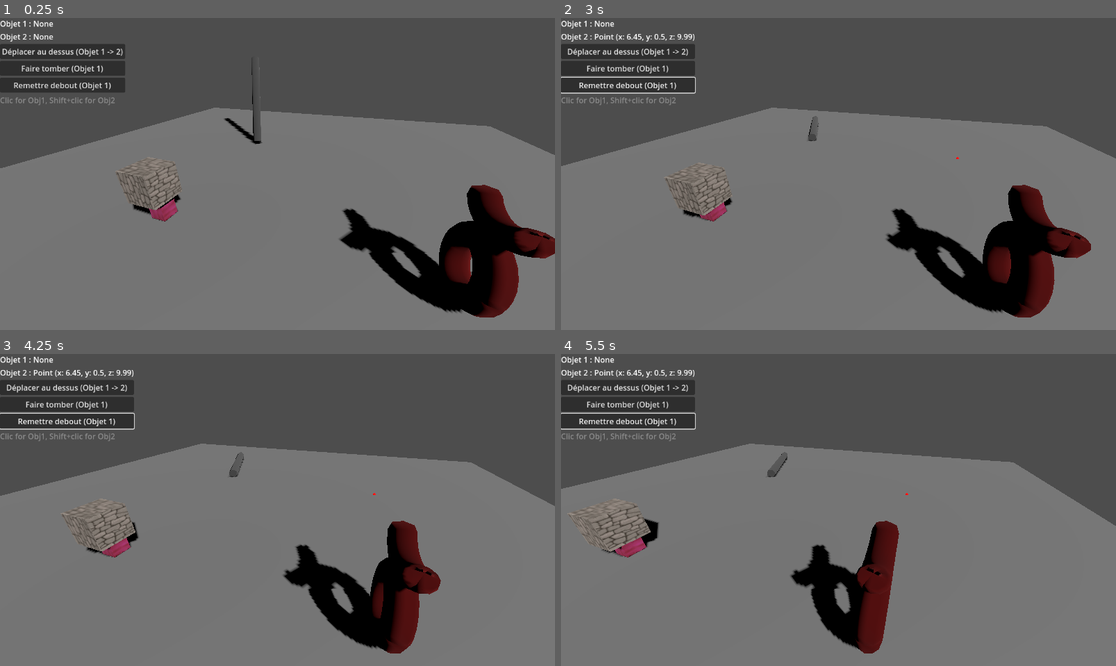
Above: before the commit, frames 1-4 (two rows, left to right).
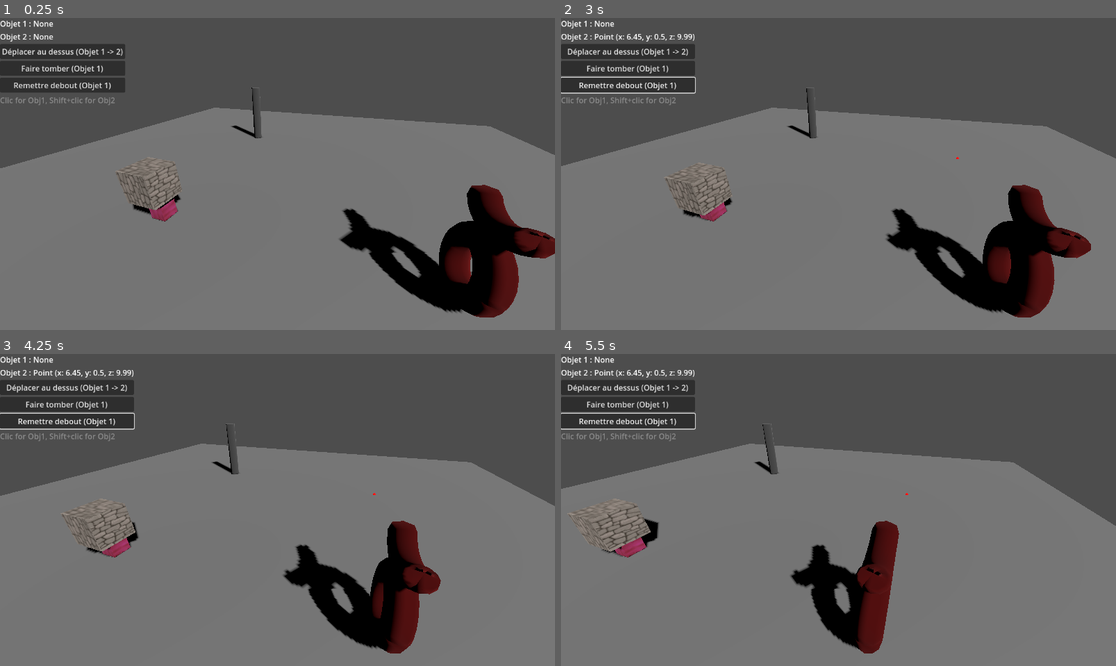
Above: after the commit, the same moments.

Repository: Akkuun/MondeDeBlocs
Game: Godot game, scene res://MainGilles.tscn
The game is run twice, just before and just after one commit, with the same random seed, the same clock (stepped at 60 frames per second) and the same inputs.
Inputs (mouse positions are in pixels of both pictures, inside the frame that each line leads up to):
- Up to frame 1 (0.25 s): no input
- Up to frame 2 (3 s): click "Déplacer au dessus (Objet 1 -…" at 0.5 s; click "Faire tomber (Objet 1)" at 1.25 s; click "Remettre debout (Objet 1)" at 2 s; tap Enter at 2.75 s; move the mouse to (960, 158) at 2.77 s; hold D from 2.78 s (still down); hold Shift from 2.78 s (still down); click (960, 158) at 2.92 s
- Up to frame 3 (4.25 s): release D at 3.5 s; release Shift at 3.5 s; drag from (166, 525) to (249, 572) at 3.52 s
- Up to frame 4 (5.5 s): tap Space at 4.25 s; move the mouse to (894, 441) at 4.27 s; hold D 4.28-5 s; tap Q at 4.35 s; drag from (810, 572) to (672, 463) at 5.02 s

The runs differ from the first frame. In frame 1, 0.2% of the frame differs, in the area x 40-48%, y 14-41%; in frame 2, 0.1%; in frame 3, 0.2%; in frame 4, 0.2%, in the area x 34-41%, y 22-40%.
Error before the commit: Invalid call. Nonexistent function 'get_position' in base 'Nil'. (res://Scripts/actions.gd:74)
Error after the commit: Invalid assignment of property or key 'lock_rotation' with value of type 'bool' on a base object of type 'Nil'. (res://Scripts/actions.gd:74)

Commit message:
fix object in donut and locked rotation because fck gravity

Diff:
--- a/MainGilles.tscn
+++ b/MainGilles.tscn
@@ -16,7 +16,7 @@
 ui = NodePath("UI")
 
 [node name="Cylindre Tungstène" parent="." instance=ExtResource("2_psjnh")]
-transform = Transform3D(1.0000001, 0, 0, 0, 1.0000001, 0, 0, 0, 0.99999994, 8.058, 3.52, -6.711)
+transform = Transform3D(1.0000001, 0, 0, 0, 1.0000001, 0, 0, 0, 0.99999994, 8.058, 3.55, -6.711)
 
 [node name="Cube violet" parent="." instance=ExtResource("3_gyumm")]
 transform = Transform3D(1, 0, 0, 0, 0.9998066, 0.019668592, 0, -0.019668592, 0.9998066, -8.2728, 1.2435508, -5.7600365)
--- a/Prefab/donut_saucisse.tscn
+++ b/Prefab/donut_saucisse.tscn
@@ -10,7 +10,7 @@
 center_of_mass_mode = 1
 center_of_mass = Vector3(0, 1.45, 0)
 
-[node name="DonutSaucisseMesh" type="MeshInstance3D" parent="."]
+[node name="MeshInstance3D" type="MeshInstance3D" parent="."]
 mesh = ExtResource("1_stq5s")
 skeleton = NodePath("../..")
 
--- a/Prefab/gris_tungstene.tscn
+++ b/Prefab/gris_tungstene.tscn
@@ -22,11 +22,11 @@
 [node name="GrisTungstene" type="RigidBody3D"]
 transform = Transform3D(1.0000001, 0, 0, 0, 1.0000001, 0, 0, 0, 0.99999994, 0, 0, 0)
 
-[node name="GrisTungsteneMesh" type="MeshInstance3D" parent="."]
-transform = Transform3D(1, 0, 0, 0, 5, 0, 0, 0, 1, 0, 0, 0)
+[node name="MeshInstance3D" type="MeshInstance3D" parent="."]
+transform = Transform3D(1, 0, 0, 0, 3, 0, 0, 0, 1, 0, 0, 0)
 mesh = SubResource("ArrayMesh_a3utp")
 skeleton = NodePath("../..")
 
 [node name="CollisionShape3D" type="CollisionShape3D" parent="."]
-transform = Transform3D(1, 0, 0, 0, 5, 0, 0, 0, 1, 0, 0, 0)
+transform = Transform3D(1, 0, 0, 0, 3, 0, 0, 0, 1, 0, 0, 0)
 shape = SubResource("ConvexPolygonShape3D_cmqx1")
--- a/Prefab/grisroche.tscn
+++ b/Prefab/grisroche.tscn
@@ -22,7 +22,7 @@
 
 [node name="Grisroche" type="RigidBody3D"]
 
-[node name="GrisrocheMesh" type="MeshInstance3D" parent="."]
+[node name="MeshInstance3D" type="MeshInstance3D" parent="."]
 transform = Transform3D(2, 0, 0, 0, 2, 0, 0, 0, 2, 0, 0, 0)
 mesh = SubResource("ArrayMesh_cmqx1")
 skeleton = NodePath("../..")
--- a/Prefab/point.tscn
+++ b/Prefab/point.tscn
@@ -29,7 +29,7 @@
 can_sleep = false
 freeze = true
 
-[node name="CSGBakedMeshInstance3D" type="MeshInstance3D" parent="."]
+[node name="MeshInstance3D" type="MeshInstance3D" parent="."]
 transform = Transform3D(1, 0, 0, 0, 1, 0, 0, 0, 1, 0, 0.47907364, 0)
 mesh = SubResource("ArrayMesh_b0rlo")
 
--- a/Prefab/violet_bois.tscn
+++ b/Prefab/violet_bois.tscn
@@ -24,7 +24,7 @@
 [node name="VioletBois" type="RigidBody3D"]
 transform = Transform3D(1, 0, 0, 0, 0.9998066, 0.019668592, 0, -0.019668592, 0.9998066, 0, 0, 0)
 
-[node name="VioletBoisMesh" type="MeshInstance3D" parent="."]
+[node name="MeshInstance3D" type="MeshInstance3D" parent="."]
 mesh = SubResource("ArrayMesh_f4ffi")
 skeleton = NodePath("../..")
 
--- a/Scripts/actions.gd
+++ b/Scripts/actions.gd
@@ -71,7 +71,14 @@
 	var node = obj1
 	var target = obj2
 
+	node.lock_rotation = true
+
 	var targetPos = target.get_position()
+	if target.name == "Donut Saucisse" || target.name == "DonutSaucisse":
+		if target.has_node("HolePos"):
+			var hole = target.get_node("HolePos")
+			targetPos = hole.global_transform.origin
+			print("Using HolePos for Donut Saucisse")
 	var endPos = Vector3(targetPos.x, targetPos.y + 5, targetPos.z)
 	var tween = create_tween()
 	tween.tween_property(node, "position", endPos, 0.5)
@@ -82,6 +89,8 @@
 func put_down() -> void:
 	var node = obj1
 
+	node.lock_rotation = false
+
 	node.apply_torque_impulse(Vector3(10, 0, 0))
 
 	clear_selection()
@@ -90,6 +99,8 @@
 func get_up() -> void:
 	var node = obj1
 
+	node.lock_rotation = true
+
 	var basis = node.global_transform.basis
 	basis = Basis(Vector3(1, 0, 0), 0) * Basis(Vector3(0, 1, 0), 0) * Basis(Vector3(0, 0, 1), 0)
 	node.global_transform.basis = basis
